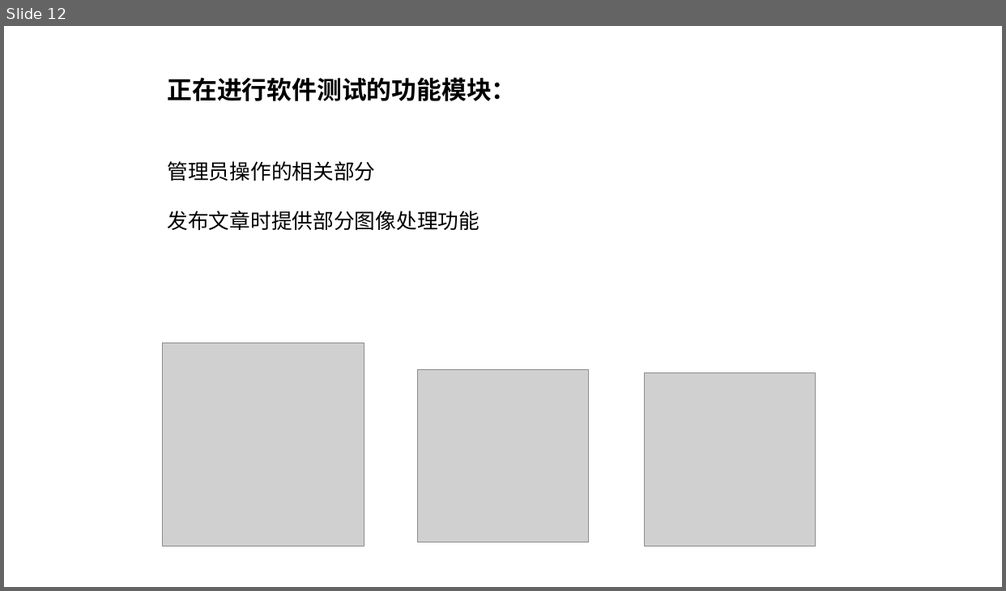
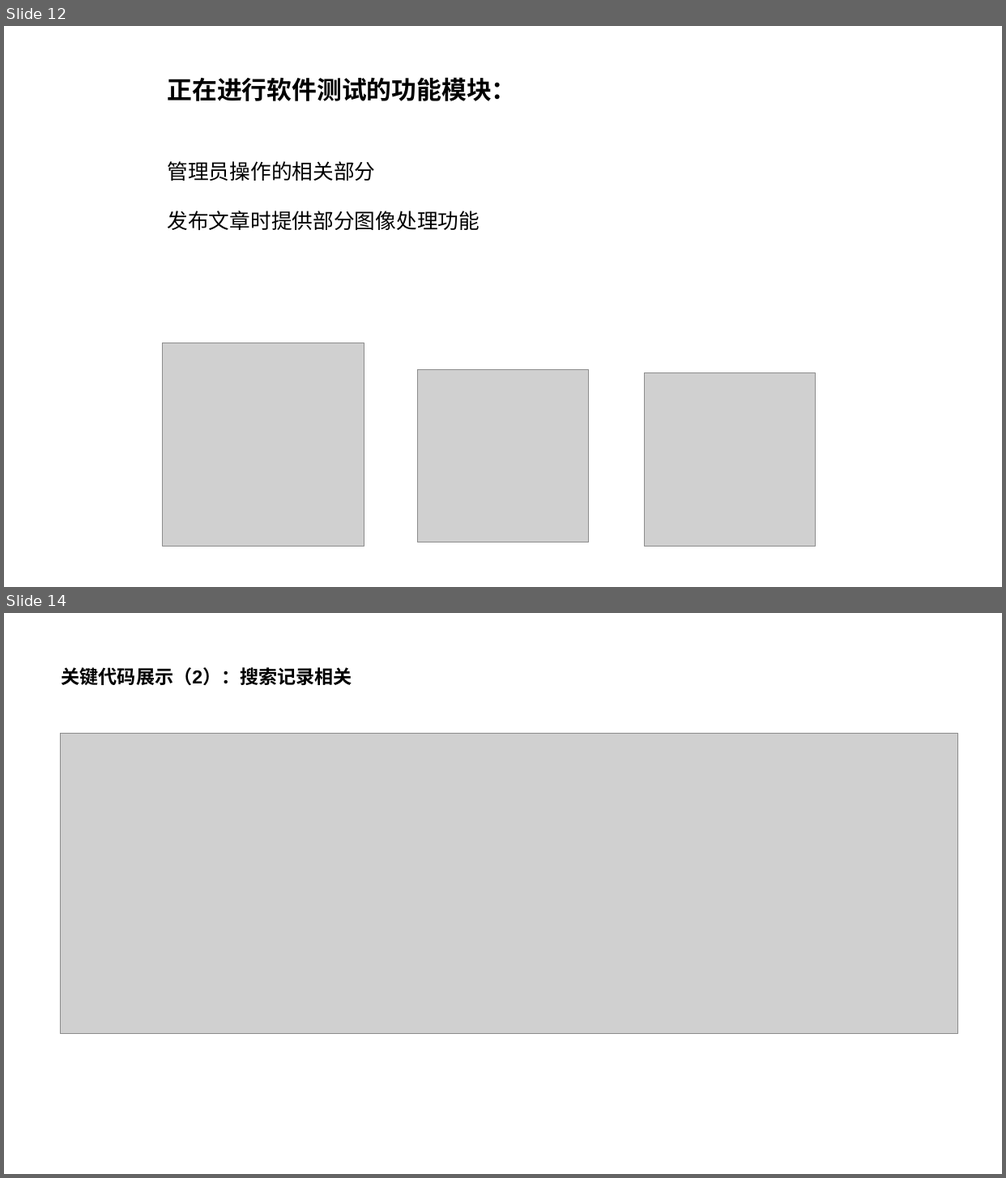
Before and after one commit to ACIUvU/nanuAPP, a slide deck: Documents/王琛越个人演示.pptx. Shown one above the other, each under a label of ours: slide 12 before the commit, slides 12 and 14 after it; the slides between them are not shown. The pictures are 1006x591 and 1006x1178 pixels, drawn with LibreOffice and Linux fonts; fonts in the diff are those of the drawing; grey boxes stand for pictures; background and template pictures are left out. Boxes give left, top, right and bottom in pixels: in the first picture for what was removed or moved away, otherwise in the second. Text is boxed around its words. In the diff, an @@ line names an element or a change of style, - is before the commit and + after.

```diff
--- a/Documents/王琛越个人演示.pptx
+++ b/Documents/王琛越个人演示.pptx
@@ slide 14 added at [4,613,1002,1174], background picture (left out) @@
@@ text added at [62,667,352,685], 18 pt, text #000000, bold @@
+关键代码展示（2）：搜索记录相关
@@ picture added at [60,734,957,1033] @@
```
Also in this commit, not shown: 4 other slides added, 2 other files.
